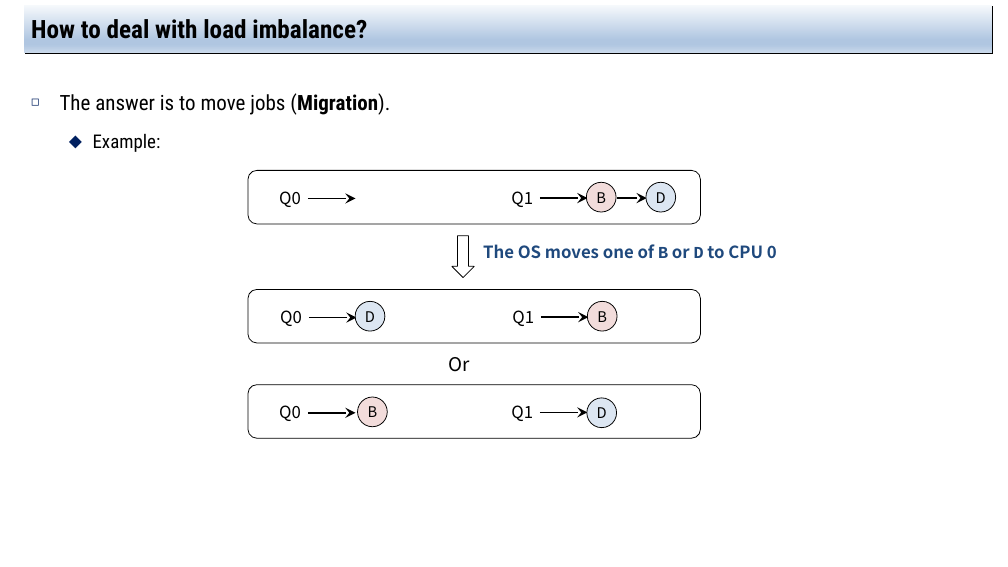
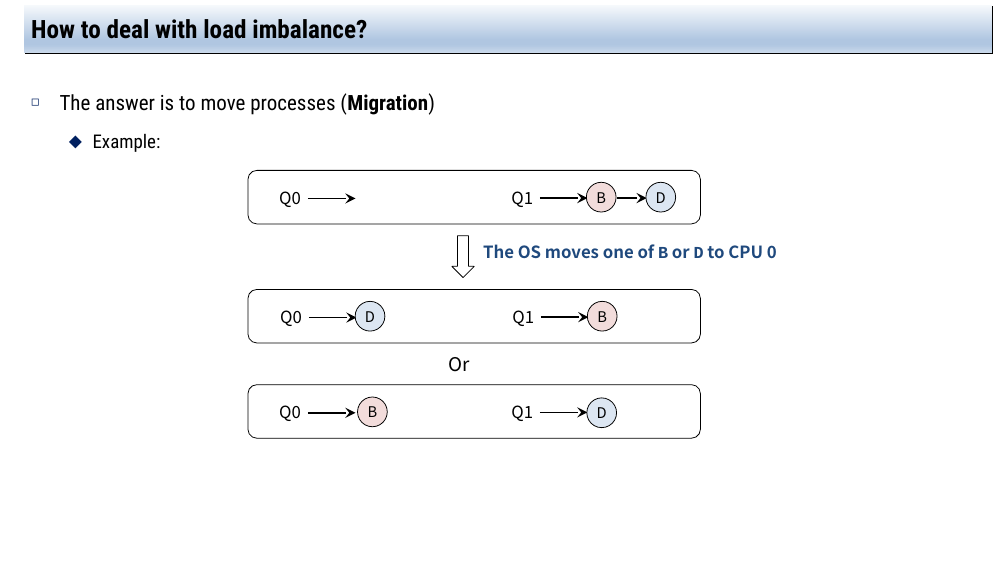
Before and after one commit to jachermocilla/extra-course-materials, a slide deck: slide 18 of cmsc125/ostep/slides/01.Virtualization/10.Multiprocessor_Scheduling(Advanced).pptx. Drawn at 1008x567 pixels with LibreOffice and Linux fonts; fonts in the diff are those of the drawing. Boxes give left, top, right and bottom in pixels: in the first picture for what was removed or moved away, otherwise in the second. Text is boxed around its words. In the diff, an @@ line names an element or a change of style, - is before the commit and + after.

```diff
--- a/cmsc125/ostep/slides/01.Virtualization/10.Multiprocessor_Scheduling(Advanced).pptx
+++ b/cmsc125/ostep/slides/01.Virtualization/10.Multiprocessor_Scheduling(Advanced).pptx
@@ text at (60, 93, 435, 115): text changed @@
-◻ The answer is to move jobs (Migration).
+◻ The answer is to move processes (Migration)
```
Also in this commit, not shown: 10 other slides changed, 1 slide added, 1 other file.
